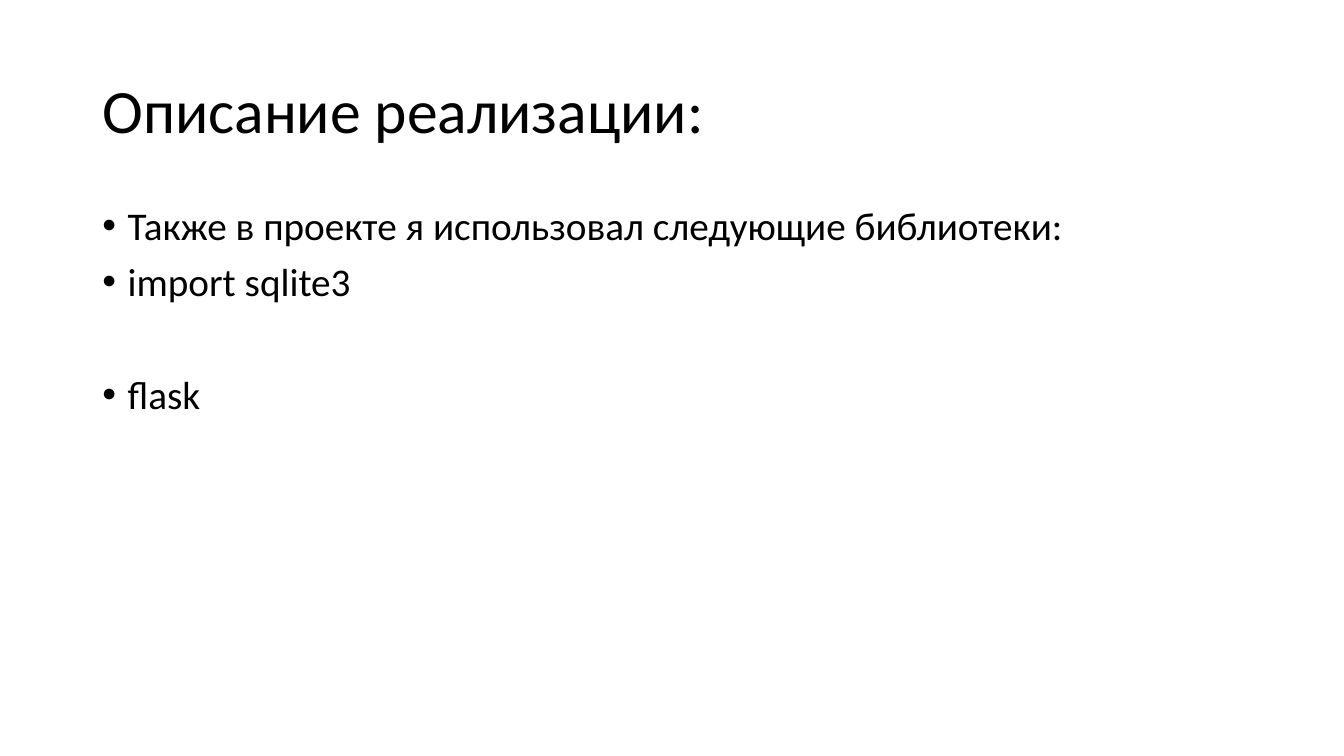
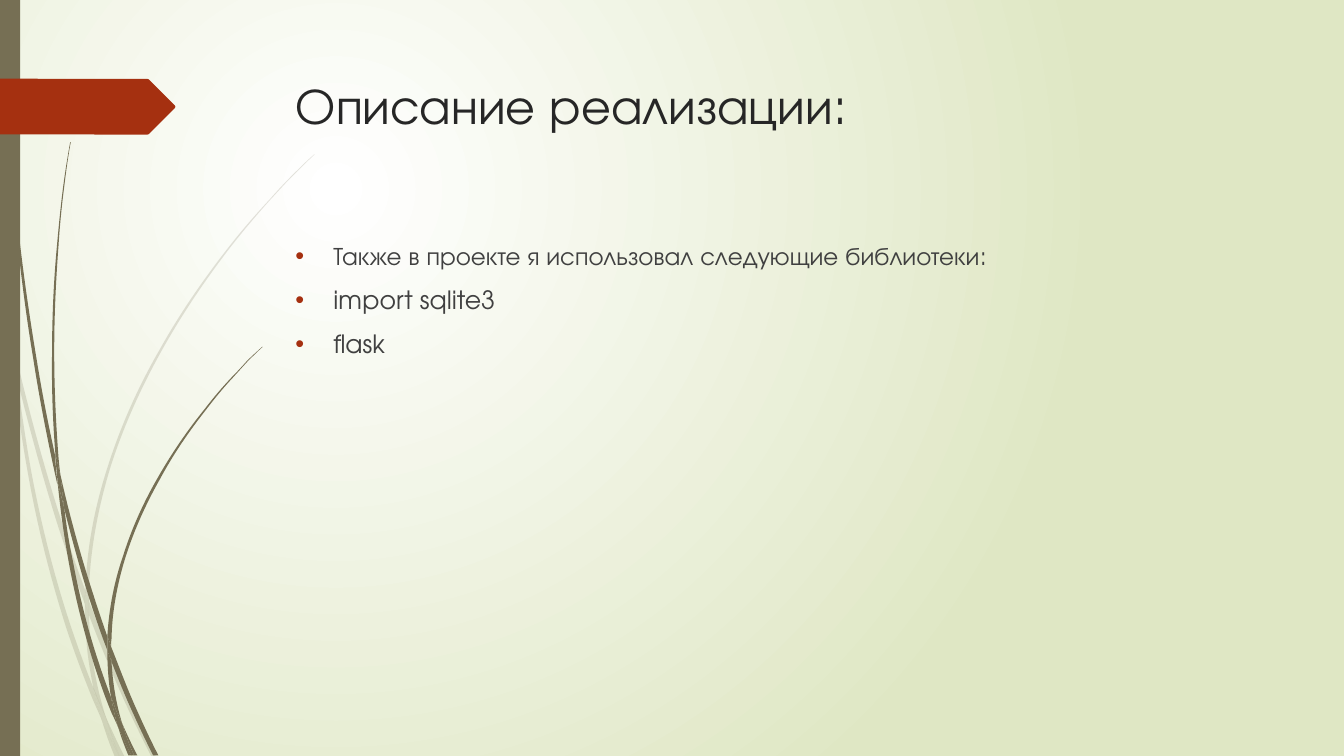
Before and after one commit to MishaTereshchenko/-WEB, a slide deck: slide 8 of Проект интернет-магазин.pptx (slide 4 before the commit). Drawn at 1344x756 pixels with LibreOffice and Linux fonts; fonts in the diff are those of the drawing. Boxes give left, top, right and bottom in pixels: in the first picture for what was removed or moved away, otherwise in the second. Text is boxed around its words. In the diff, an @@ line names an element or a change of style, - is before the commit and + after.

```diff
--- a/Проект интернет-магазин.pptx
+++ b/Проект интернет-магазин.pptx
@@ background #FFFFFF to gradient #FFFFFF to #DFE8C4 @@
@@ rectangle added at <box>0,0,20,756</box>, fill #766F54 @@
@@ freeform shape added at <box>0,79,175,134</box>, fill #A53010 @@
@@ title "Описание реализации:": place and size @@
-title "Описание реализации:" at <box>102,93,704,143</box>
+title "Описание реализации:" at <box>296,89,833,133</box>
@@ title "Описание реализации:" at <box>296,89,833,133</box>: size 44 to 36 pt, font Calibri to TeX Gyre Adventor, text colour #000000 to #262626; line spacing 0.9 to 1; vertical alignment middle to top @@
@@ text "Также в проекте я использовал ...": place and size @@
-text "Также в проекте я использовал ..." at <box>128,213,1063,410</box>
+text "Также в проекте я использовал ..." at <box>333,248,987,354</box>
@@ text "Также в проекте я использовал ..." at <box>333,248,987,354</box>: size 28 to 18 pt, font Calibri to TeX Gyre Adventor, text colour #000000 to #404040; indent changed; line spacing 0.9 to 1 @@
@@ group added at <box>0,154,315,756</box>: 10 freeform shapes @@
@@ group added at <box>3,0,262,756</box>: 12 freeform shapes @@
```
Also in this commit, not shown: 4 other slides changed, 4 slides added, 1 other file.
